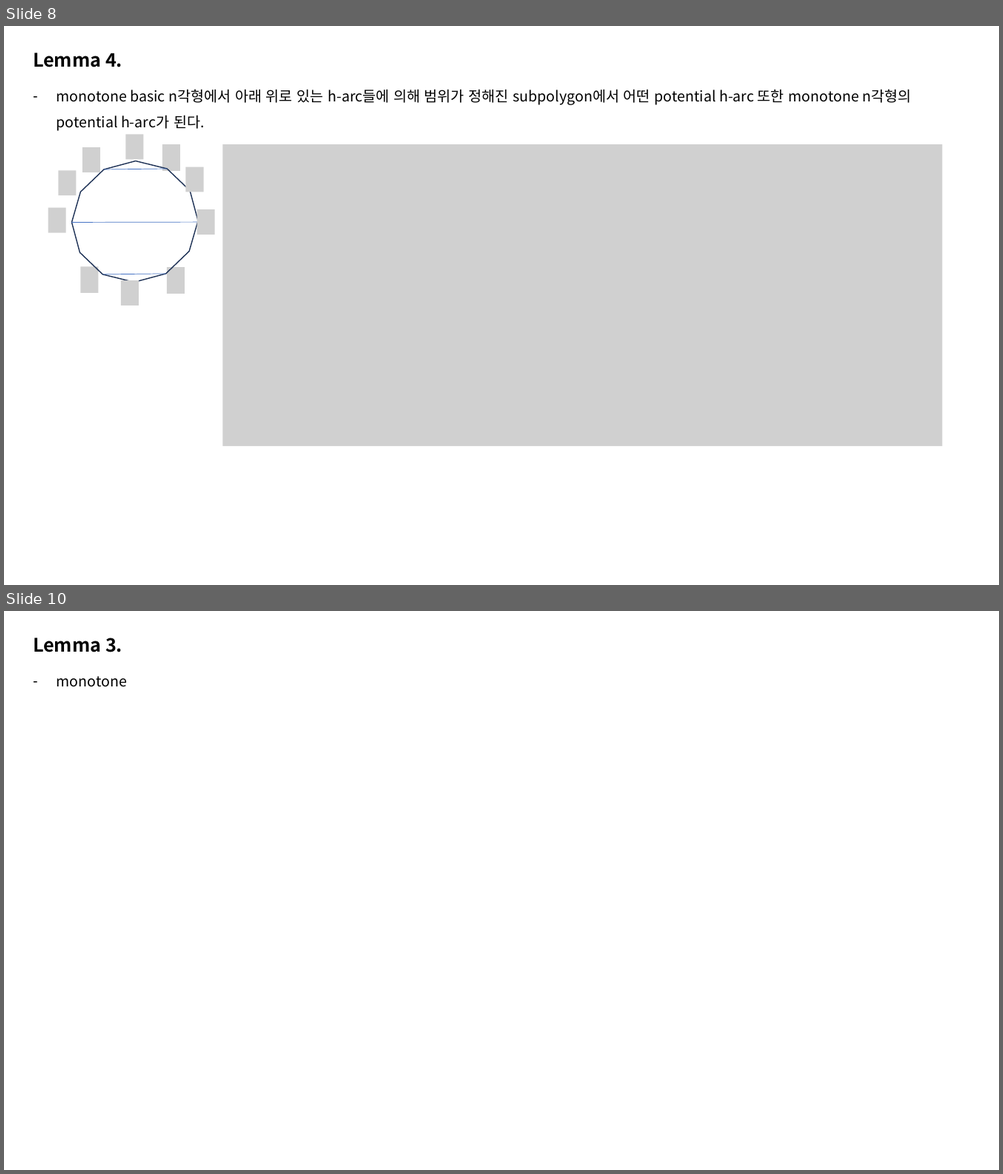
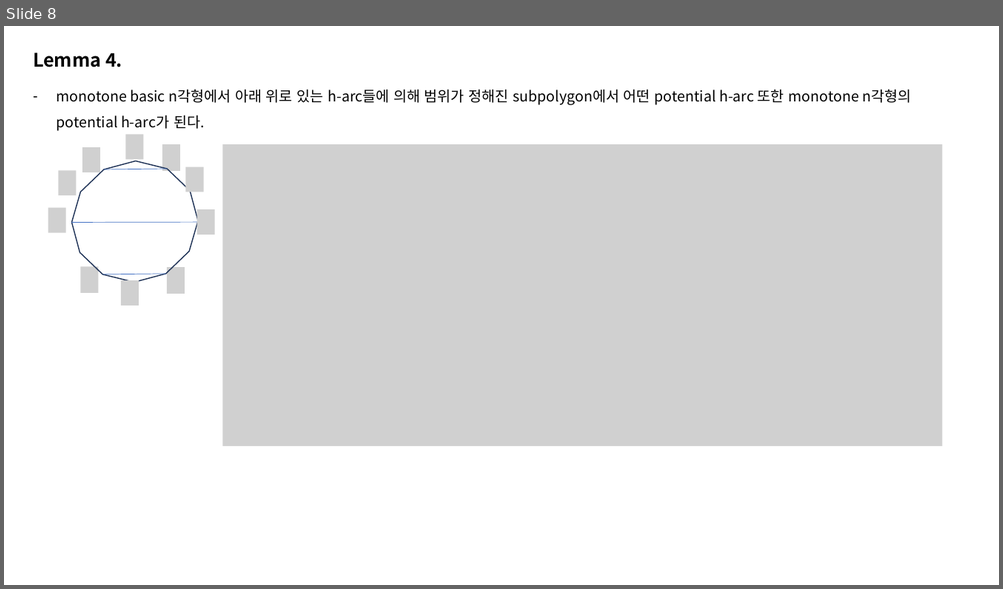
Before and after one commit to kimjiil/kimjiil.github.io, a slide deck: assets/images/2023-08-16-algorithm_study_00/HuShing 그림자료 part2.pptx. Shown one above the other, each under a label of ours: slides 8 and 10 before the commit, slide 8 after it; the slides between them are not shown. The pictures are 1003x1174 and 1003x589 pixels, drawn with LibreOffice and Linux fonts; fonts in the diff are those of the drawing; grey boxes stand for pictures. Boxes give left, top, right and bottom in pixels: in the first picture for what was removed or moved away, otherwise in the second. Text is boxed around its words. In the diff, an @@ line names an element or a change of style, - is before the commit and + after.

```diff
--- a/assets/images/2023-08-16-algorithm_study_00/HuShing 그림자료 part2.pptx
+++ b/assets/images/2023-08-16-algorithm_study_00/HuShing 그림자료 part2.pptx
@@ slide 10 removed at [4,611,999,1170], background #FFFFFF @@
@@ text removed at [33,638,122,652] @@
-Lemma 3.
@@ text removed at [57,676,127,687] @@
-– monotone
```
Also in this commit, not shown: 2 slides added, 1 other slide removed.
